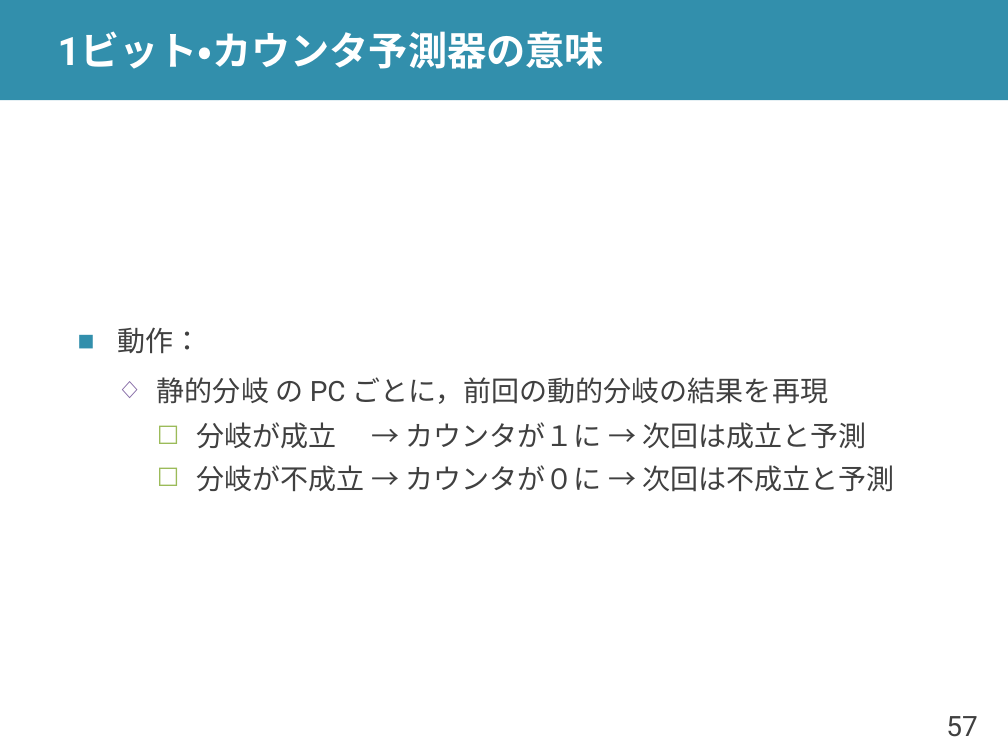
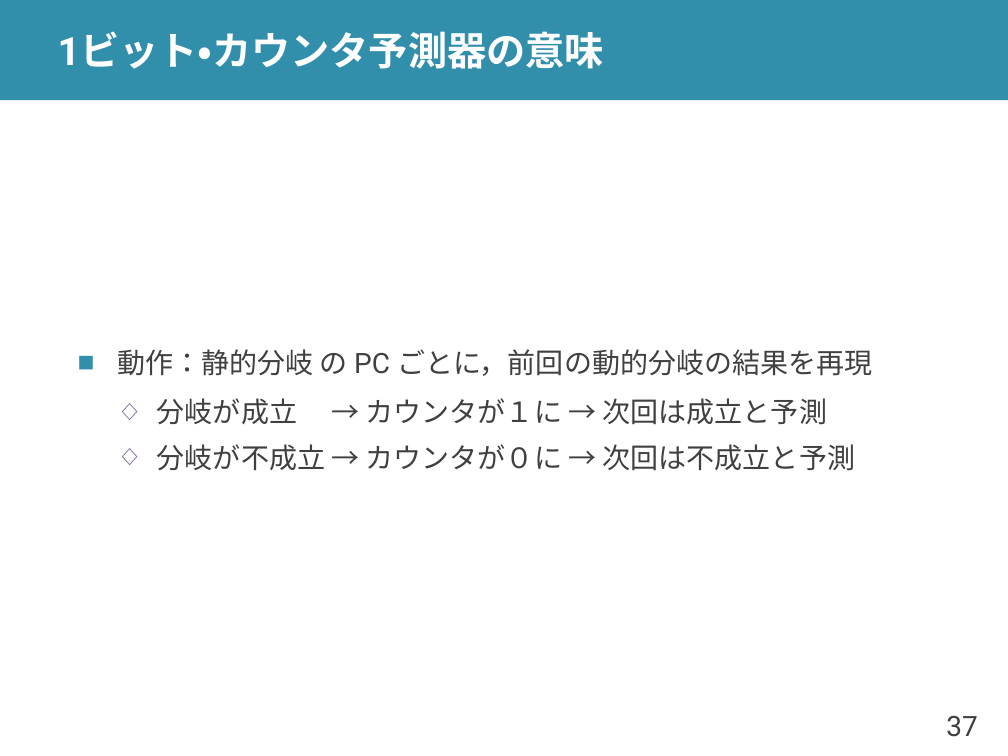
Before and after one commit to shioyadan/advanced-computer-organization, a slide deck: slide 37 of aco-shioya-06.pptx (slide 57 before the commit). Drawn at 1008x756 pixels with LibreOffice and Linux fonts; fonts in the diff are those of the drawing. Boxes give left, top, right and bottom in pixels: in the first picture for what was removed or moved away, otherwise in the second. Text is boxed around its words. In the diff, an @@ line names an element or a change of style, - is before the commit and + after.

```diff
--- a/aco-shioya-06.pptx
+++ b/aco-shioya-06.pptx
@@ text at bbox=[117, 349, 872, 376]: text changed @@
-■ 動作：
-  ◇ 静的分岐 の PC ごとに，前回の動的分岐の結果を再現
+■ 動作：静的分岐 の PC ごとに，前回の動的分岐の結果を再現
@@ text at bbox=[157, 398, 855, 471]: bullet ☐ to ◇; list level 3 to 2 in "分岐が成立 → カウンタが１に → 次回は成立と予測"; bullet colour #9BBB59 to #8064A2; list level 3 to 2 in "分岐が不成立 → カウンタが０に → 次回は不成立と予測" @@
@@ page number at bbox=[946, 716, 977, 737]: text changed @@
-57
+37
```
Also in this commit, not shown: 8 other slides changed, 15 slides added, 19 slides removed, 1 other file.
